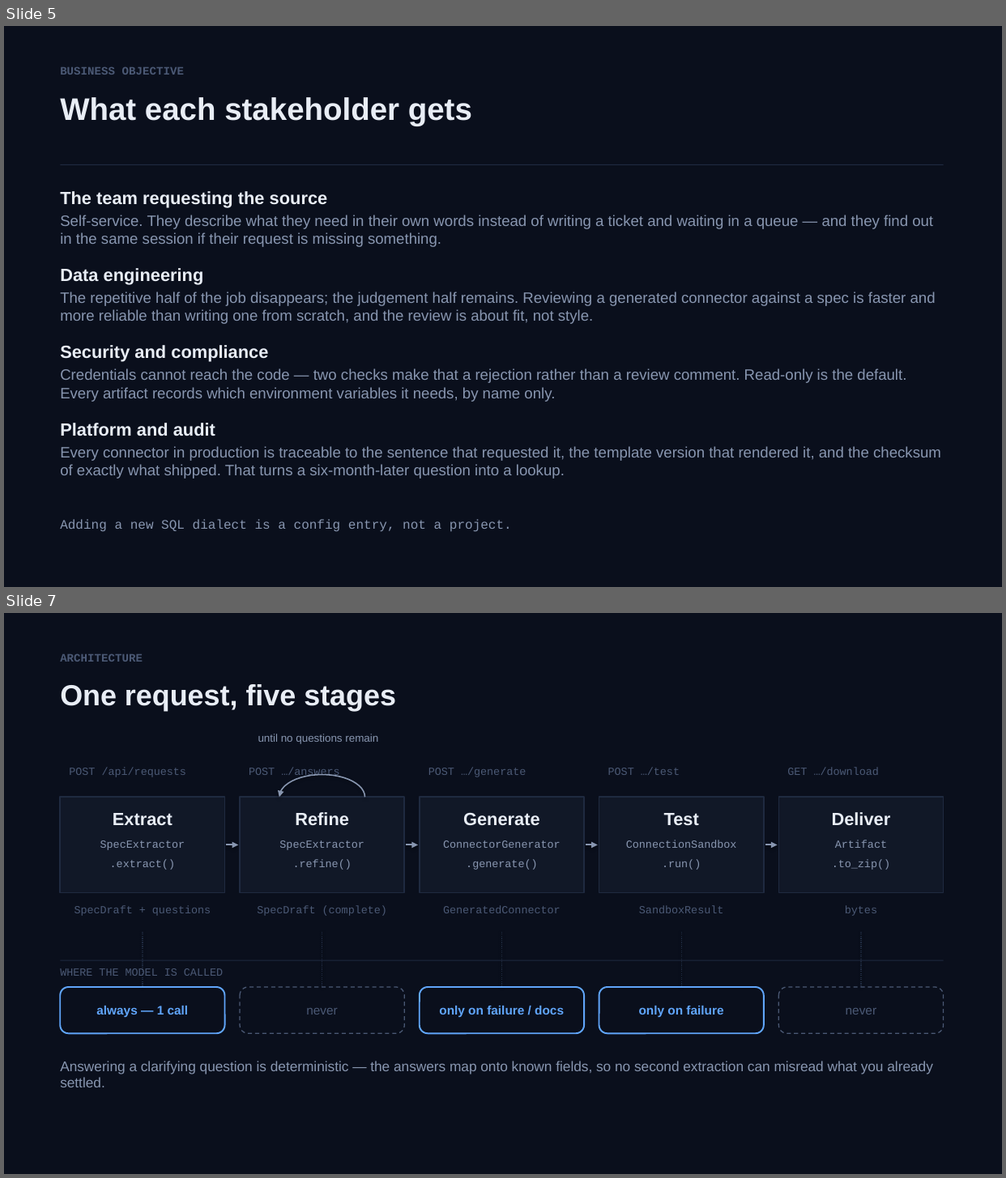
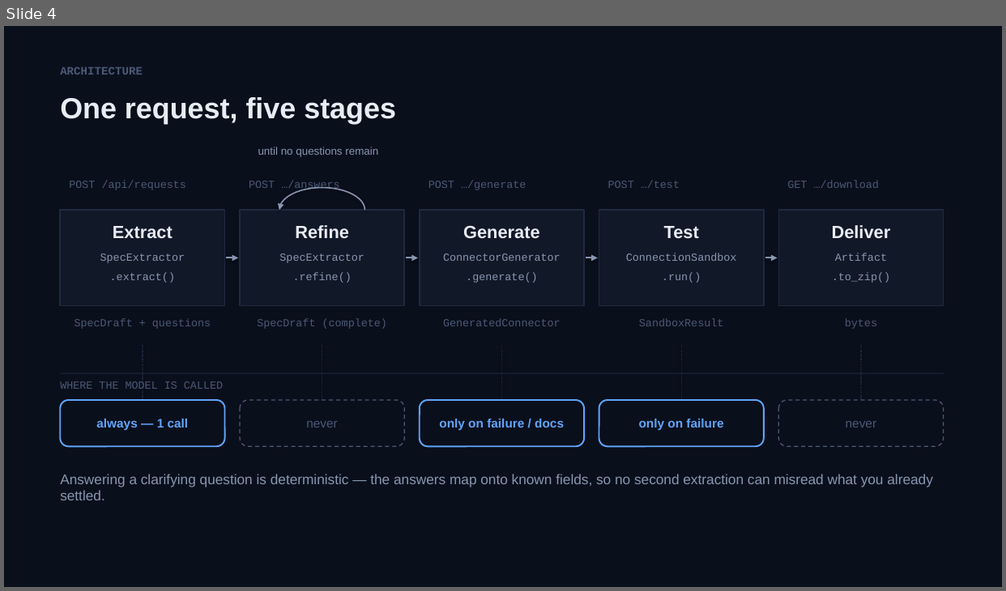
Before and after one commit to SKRejaulKarim04/data-source-onboarding-agent, a slide deck: docs/Data-Source-Onboarding-Agent.pptx. Shown one above the other, each under a label of ours: slides 5 and 7 before the commit, slide 4 after it; the slides between them are not shown. The pictures are 1006x1178 and 1006x591 pixels, drawn with LibreOffice and Linux fonts; fonts in the diff are those of the drawing. Boxes give left, top, right and bottom in pixels: in the first picture for what was removed or moved away, otherwise in the second. Text is boxed around its words. In the diff, an @@ line names an element or a change of style, - is before the commit and + after.

```diff
--- a/docs/Data-Source-Onboarding-Agent.pptx
+++ b/docs/Data-Source-Onboarding-Agent.pptx
@@ slide 5 removed at <box>4,26,1002,587</box>, background #FFFFFF @@
@@ rectangle removed at <box>4,26,1002,587</box> @@
@@ text removed at <box>60,67,184,75</box> @@
-BUSINESS OBJECTIVE
@@ text removed at <box>60,97,472,126</box> @@
-What each stakeholder gets
@@ rectangle removed at <box>60,165,944,165</box> @@
@@ text removed at <box>60,191,941,479</box> @@
-The team requesting the source
-Self-service. They describe what they need in their own words instead of writing a ticket and waiting in a queue — and they find out in the same session if their request is missing something.
-Data engineering
-The repetitive half of the job disappears; the judgement half remains. Reviewing a generated connector against a spec is faster and more reliable than writing one from scratch, and the review is about fit, not style.
-Security and compliance
-Credentials cannot reach the code — two checks make that a rejection rather than a review comment. Read-only is the default. Every artifact records which environment variables it needs, by name only.
-Platform and audit
-Every connector in production is traceable to the sentence that requested it, the template version that rendered it, and the checksum of exactly what shipped. That turns a six-month-later question into a lookup.
@@ text removed at <box>60,519,512,532</box> @@
-Adding a new SQL dialect is a config entry, not a project.
@@ what was slide 7 is now slide 4 @@
```
Also in this commit, not shown: 6 slides changed, 9 other slides removed, 2 other files.
